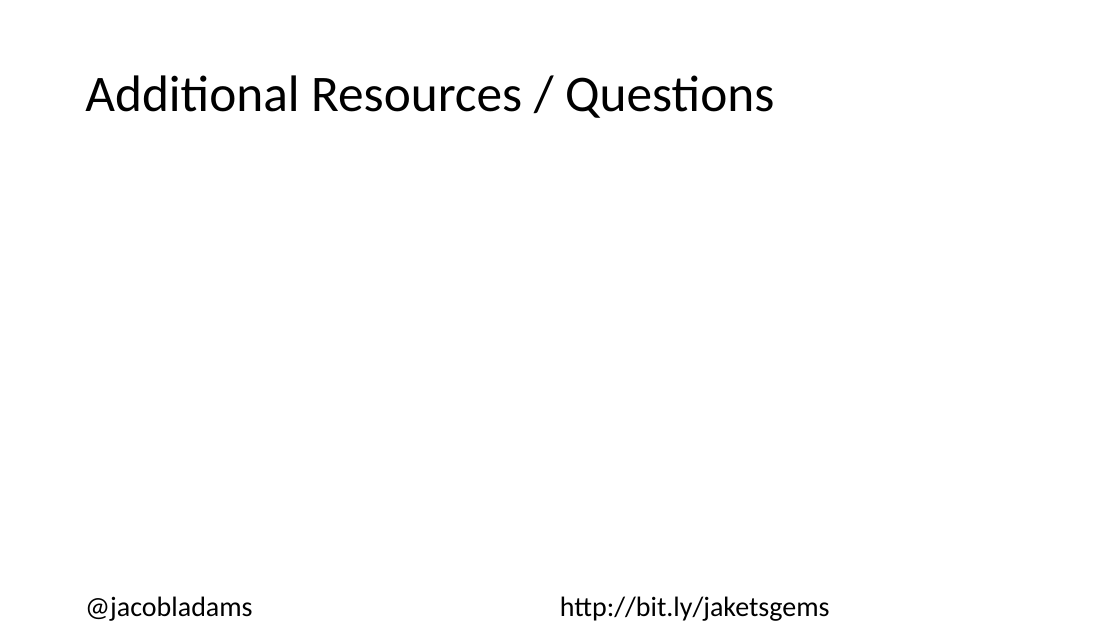
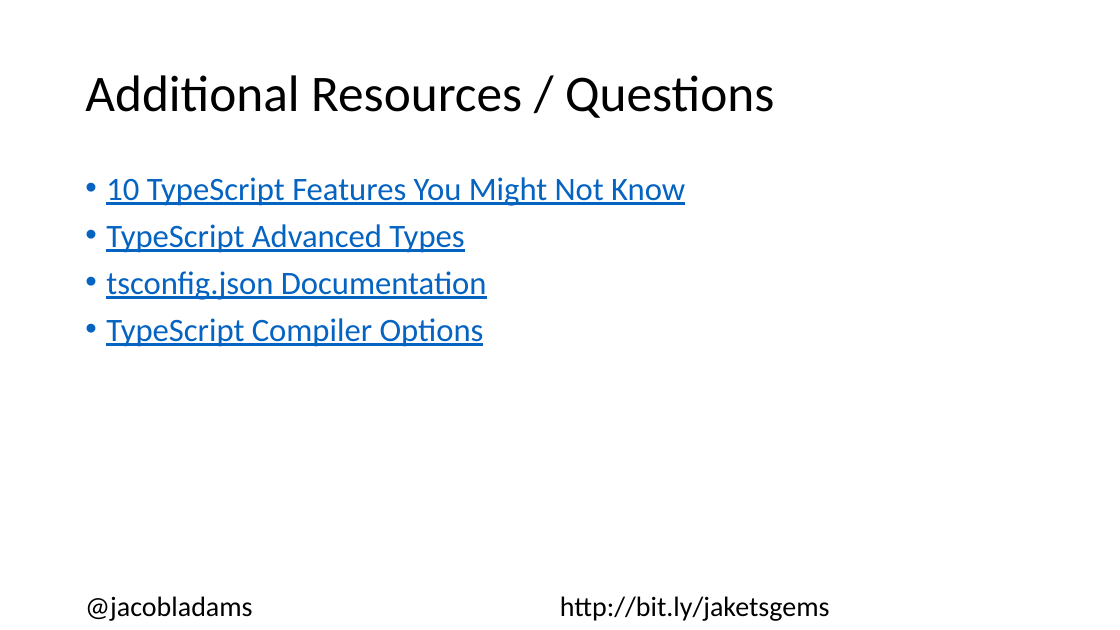
Before and after one commit to jacobladams/hidden-gems-in-typescript-presentation, a slide deck: slide 14 of Hidden Gems In TypeScript.pptx (slide 12 before the commit). Drawn at 1120x630 pixels with LibreOffice and Linux fonts; fonts in the diff are those of the drawing. Boxes give left, top, right and bottom in pixels: in the first picture for what was removed or moved away, otherwise in the second. Text is boxed around its words. In the diff, an @@ line names an element or a change of style, - is before the commit and + after.

Commit message:
Added Additional Resources to Presentation

```diff
--- a/Hidden Gems In TypeScript.pptx
+++ b/Hidden Gems In TypeScript.pptx
@@ text added at (106, 177, 685, 347), 28 pt, text #0563C1, underline @@
+• 10 TypeScript Features You Might Not Know
+• TypeScript Advanced Types
+• tsconfig.json Documentation
+• TypeScript Compiler Options
```
Also in this commit, not shown: 2 slides added.
